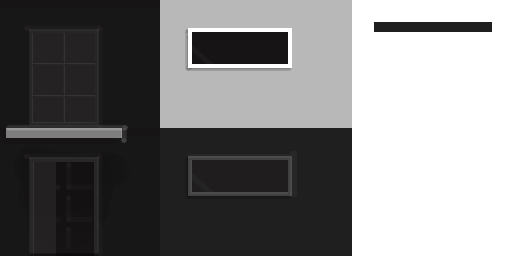
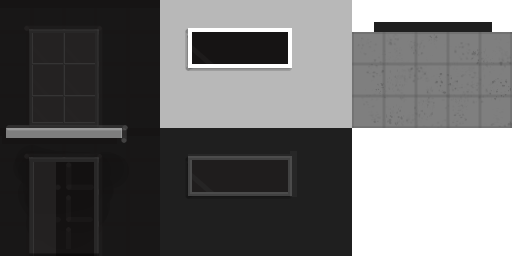
Layered file, before and after one edit (512px x 256px). Changes by layer:
added layer "floor-dirt" above "floor-shadow" over [357, 32, 512, 128]
added layer "floor-shadow" (58%) above "floor-foundation" over [352, 32, 512, 128]
added layer "floor-foundation" above "roof" over [352, 32, 512, 128]
